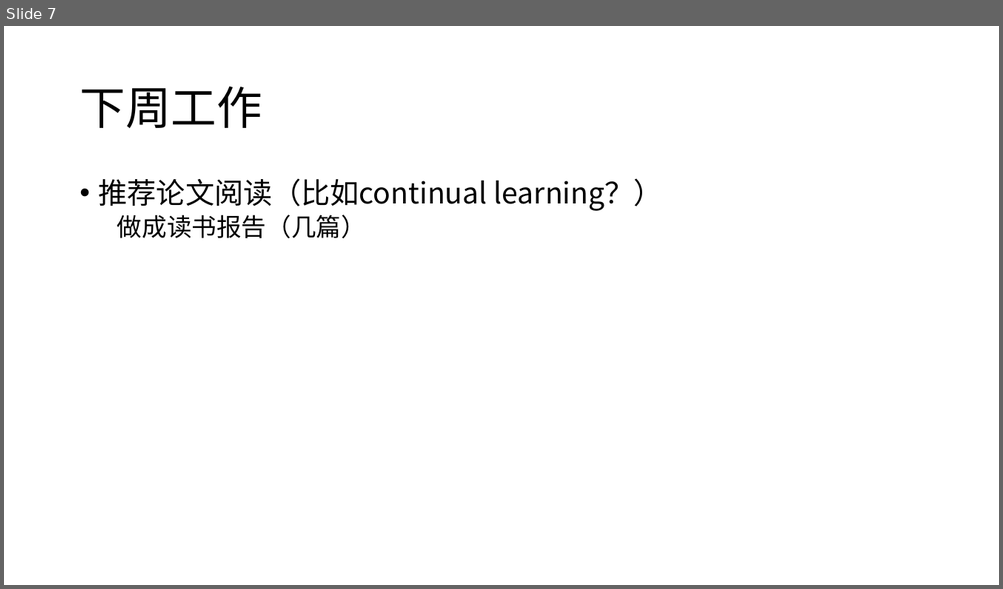
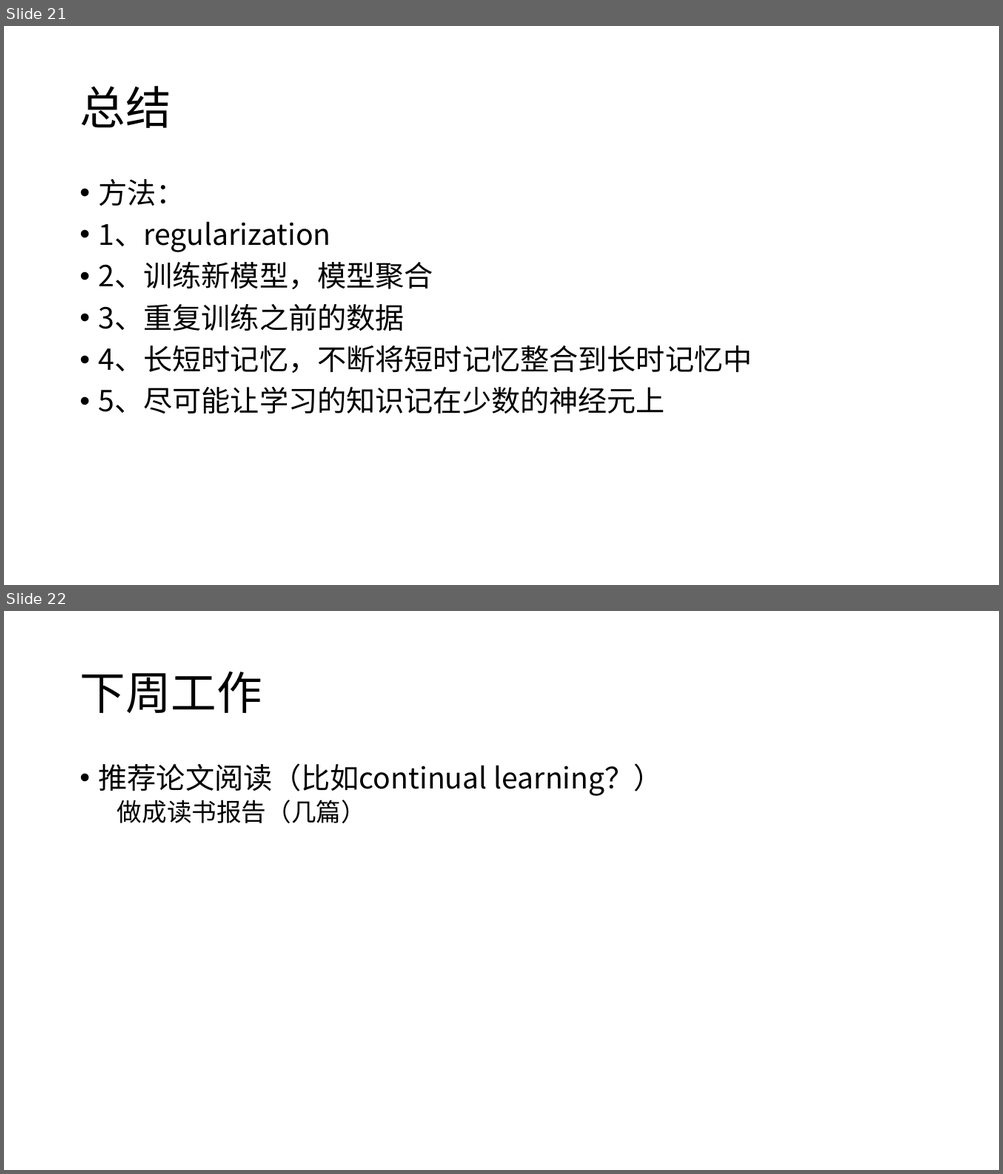
Before and after one commit to tchennech/Linux, a slide deck: 陈文儒.pptx. Shown one above the other, each under a label of ours: slide 7 before the commit, slides 21 and 22 after it. The pictures are 1003x589 and 1003x1174 pixels, drawn with LibreOffice and Linux fonts; fonts in the diff are those of the drawing. Boxes give left, top, right and bottom in pixels: in the first picture for what was removed or moved away, otherwise in the second. Text is boxed around its words. In the diff, an @@ line names an element or a change of style, - is before the commit and + after.

```diff
--- a/陈文儒.pptx
+++ b/陈文儒.pptx
@@ slide 21 added at bbox=[4, 26, 999, 585], background #FFFFFF @@
@@ title added at bbox=[79, 86, 170, 128], 44 pt, text #000000 @@
+总结
@@ text added at bbox=[99, 179, 752, 414], 28 pt, text #000000 @@
+• 方法：
+• 1、regularization
+• 2、训练新模型，模型聚合
+• 3、重复训练之前的数据
+• 4、长短时记忆，不断将短时记忆整合到长时记忆中
+• 5、尽可能让学习的知识记在少数的神经元上
@@ what was slide 7 is now slide 22 @@
```
Also in this commit, not shown: 1 slide changed, 14 other slides added, 5 other files.
